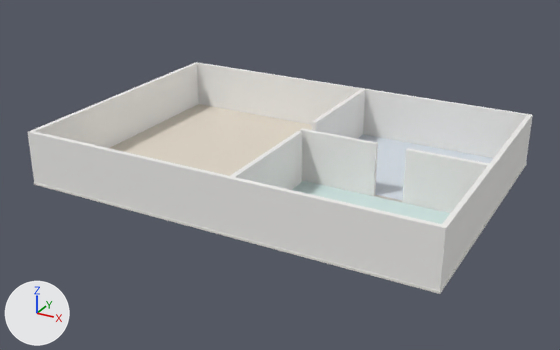
Renders of the glTF model samples/sample_model.glb from each side of a commit.
Both versions are drawn from a camera (50 mm lens) standing at (28.9, -40.7, 16.0) and looking at (11.5, -8.9, 0.1). Lighting does not change. The marker at lower left points along +X, +Y and +Z. The first picture is the older version. Where no turn or scale is listed for an object, it has been applied to the vertices.

Names of what the first picture shows: 'room_0_living_room', 'room_1_bedroom', 'room_2_bathroom', 'slab_0', 'wall_0', 'wall_1'.
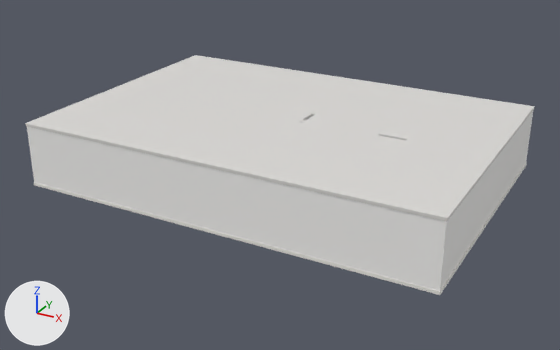
Where the change shows, as pixel boxes (x1, y1, x2, y2) in the pictures (560 x 350 px):
```json
{"object": "wall_0", "change": "rescaled", "before": [27, 62, 533, 291], "after": [27, 111, 533, 291]}
{"object": "roof_0", "change": "added", "after": [25, 55, 535, 222]}
{"object": "room_0_living_room", "change": "unchanged, covered by the edit", "before": [110, 104, 312, 176]}
{"object": "wall_1", "change": "unchanged, covered by the edit", "before": [300, 128, 378, 196]}
{"object": "room_1_bedroom", "change": "unchanged, covered by the edit", "before": [358, 134, 493, 200]}
{"object": "room_2_bathroom", "change": "unchanged, covered by the edit", "before": [292, 181, 450, 224]}
```

Edits to the scene script, one JSON object a line:
```json
{"op": "add", "block": "mat_defaultmaterial_006", "code": ["mat_defaultmaterial_006 = bpy.data.materials.new('DefaultMaterial.006')", "mat_defaultmaterial_006.use_nodes = True; mat_defaultmaterial_006.node_tree.nodes.clear()", "_N = mat_defaultmaterial_006.node_tree.nodes; _L = mat_defaultmaterial_006.node_tree.links", "n0 = _N.new('ShaderNodeOutputMaterial'); n0.name = 'Material Output'", "n1 = _N.new('ShaderNodeBsdfPrincipled'); n1.name = 'Principled BSDF'", "n2 = _N.new('ShaderNodeVertexColor'); n2.name = 'Color Attribute'", "_L.new(n1.outputs[0], n0.inputs[0])  # 'BSDF' to 'Surface'", "_L.new(n2.outputs[0], n1.inputs[0])  # 'Color' to 'Base Color'"]}
{"block": "me_wall_0", "where": "# used by ob_wall_0; location = (0.0, 0.0, 0.0)"}
{"op": "remove", "block": "me_wall_0", "code": "me_wall_0.from_pydata(...)  # 40 vertices, 80 faces; spans x 1.0..22.0, y -15.5..-1.0, z 0.0..2.7"}
{"op": "add", "block": "me_wall_0", "code": "me_wall_0.from_pydata(...)  # 40 vertices, 80 faces; spans x 1.0..22.0, y -15.5..-1.0, z 0.0..3.0"}
{"block": "me_wall_0", "change": "me_wall_0 part 1: the whole mesh is scaled about the mesh origin by (1, 1, 1.11)"}
{"op": "add", "block": "me_roof_0", "code": ["me_roof_0 = bpy.data.meshes.new('roof_0')", "me_roof_0.from_pydata(...)  # 160 vertices, 328 faces; spans x 1.0..22.1, y -15.5..-1.0, z 3.0..3.2", "me_roof_0.materials.append(mat_defaultmaterial_006)"]}
{"op": "add", "block": "ob_roof_0", "code": ["ob_roof_0 = bpy.data.objects.new('roof_0', me_roof_0)", "ob_roof_0.location = (0.0, 0.0, 0.0)"]}
```
